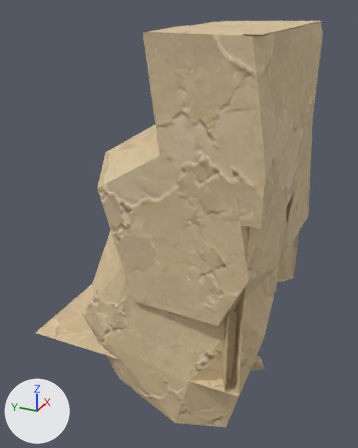
One commit to the glTF model assets/custom/models/ground_modules/ground_bottom_square_edge_01.glb: the scene before it, then after it.
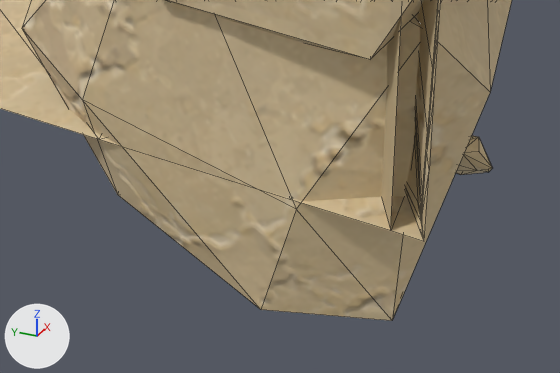
There are two pictures of each version: one whole from a 50 mm lens placed at (-1.47, -0.4, 1.1), pointed at (0.51, 0.49, 0.1), one close up on the part from 21% to 81% of the width and 68% to 100% of the height. Every picture has the same lights, and +X, +Y and +Z are marked at lower left. The last two pictures show the newer version. The close-ups show mesh edges as thin lines. Vertices at exactly the same position are counted once.

The first close-up shows 'GroundBottomSquareEdge01_Body'.
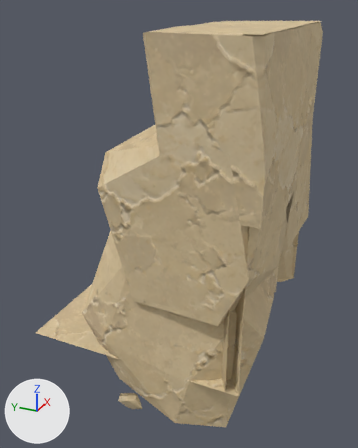
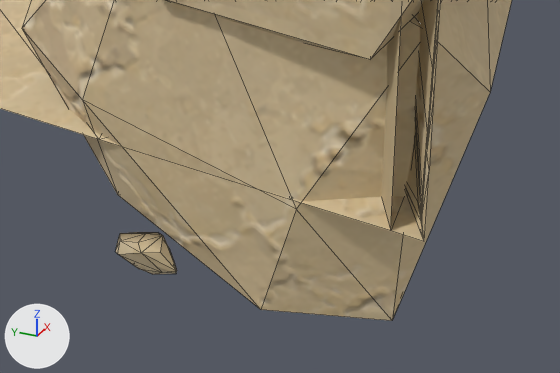
Pixel boxes [x1, y1, x2, y2] of what changed, in the close-ups (560 x 373 px; the box of a moved part takes in the faces that stretch with it):
part 1 of me_groundbottomsquareedge01_bodyshouldermesh, moved or reshaped: before [456, 136, 492, 175]; after [115, 232, 177, 274]

Diff of the bpy script that builds the scene:
```diff
--- a/assets/custom/models/ground_modules/ground_bottom_square_edge_01.glb.py
+++ b/assets/custom/models/ground_modules/ground_bottom_square_edge_01.glb.py
@@ me_groundbottomsquareedge01_bodyshouldermesh @@
 # used by ob_groundbottomsquareedge01_body; location = (0.0, 0.0, 0.0)
-me_groundbottomsquareedge01_bodyshouldermesh.from_pydata(...)  # 474 vertices, 827 faces; spans x 0.0..1.0, y -0.04..1.0, z -0.87..1.0
+me_groundbottomsquareedge01_bodyshouldermesh.from_pydata(...)  # 474 vertices, 827 faces; spans x 0.0..1.0, y -0.04..1.0, z -0.86..1.0
+# me_groundbottomsquareedge01_bodyshouldermesh part 1: the loose piece of 24 vertices spanning x 0.7..0.8, y 0.06..0.23, z -0.87..-0.73 is moved by (-0.55, 0.48, 0.01)
 me_groundbottomsquareedge01_bodyshouldermesh.materials.append(mat_sandstone_plate_1)
```
